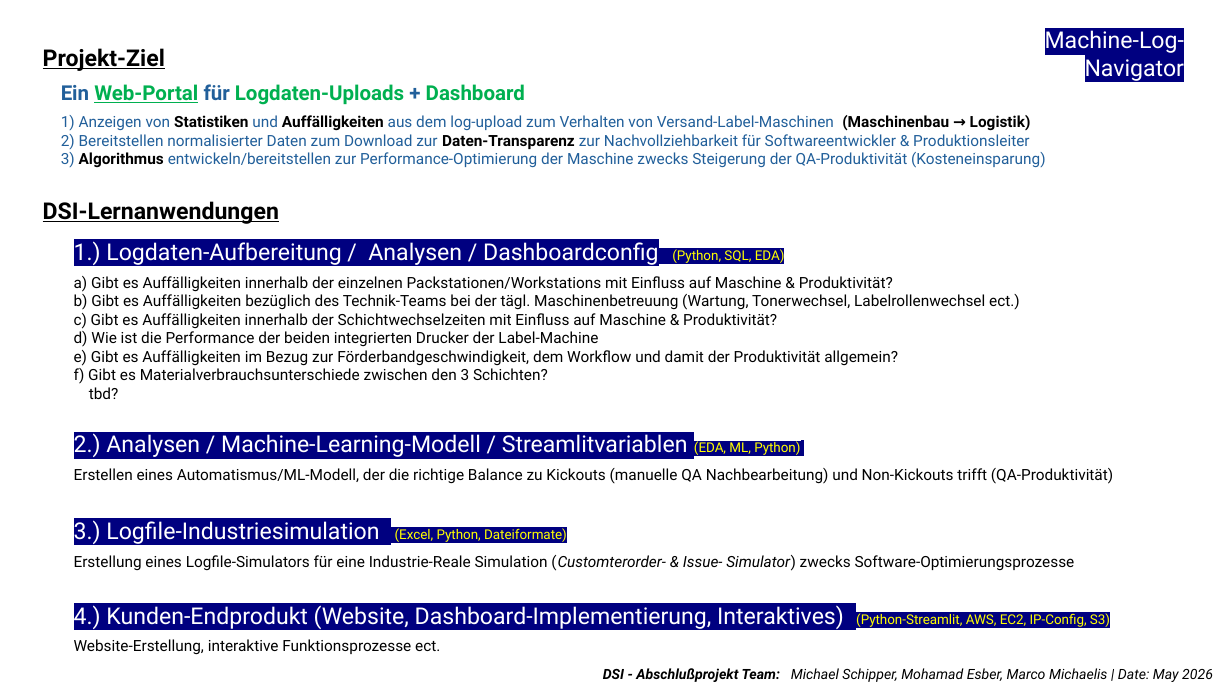
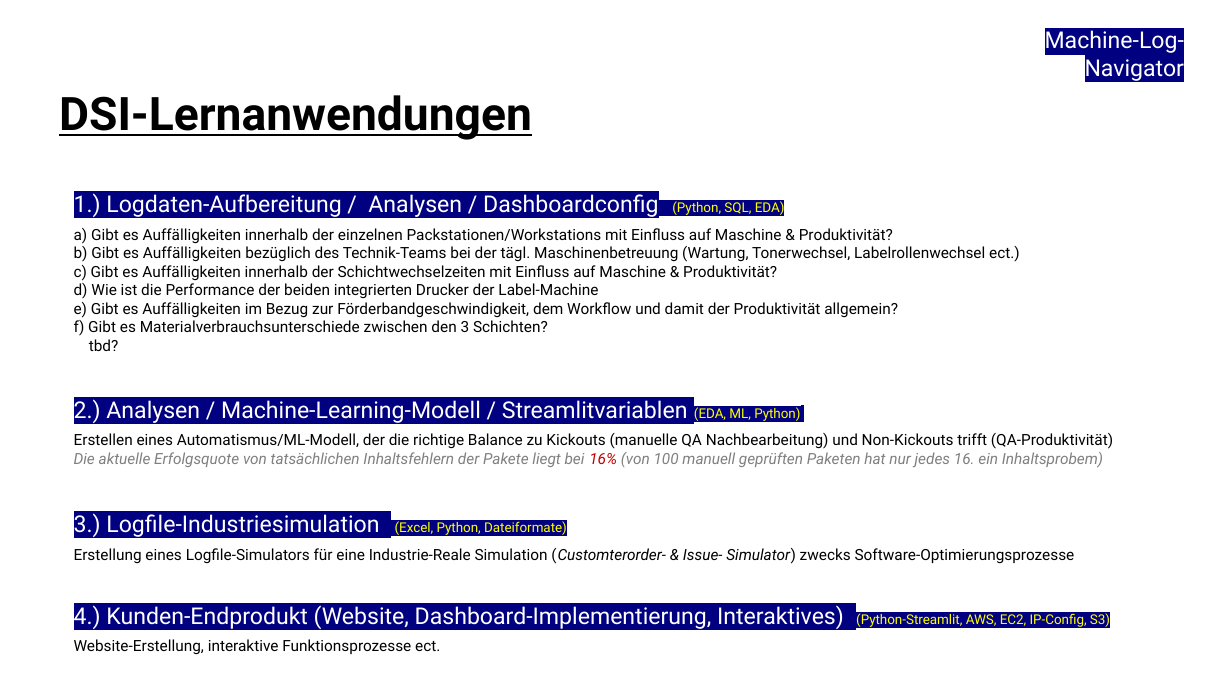
Before and after one commit to MamicGit/Proj_Machine-Log-Navigator, a slide deck: slide 7 of Archiv/PackageProcess_Labelmachine.pptx (slide 6 before the commit). Drawn at 1232x693 pixels with LibreOffice and Linux fonts; fonts in the diff are those of the drawing. Boxes give left, top, right and bottom in pixels: in the first picture for what was removed or moved away, otherwise in the second. Text is boxed around its words. In the diff, an @@ line names an element or a change of style, - is before the commit and + after.

```diff
--- a/Archiv/PackageProcess_Labelmachine.pptx
+++ b/Archiv/PackageProcess_Labelmachine.pptx
@@ title removed at (x1=43, y1=48, x2=165, y2=71) @@
-Projekt-Ziel
@@ text "DSI-Lernanwendungen" moved from (x1=43, y1=201, x2=279, y2=224) to (x1=59, y1=95, x2=532, y2=140) @@
@@ text "DSI-Lernanwendungen" at (x1=59, y1=95, x2=532, y2=140): size 18 to 36 pt @@
@@ text removed at (x1=61, y1=84, x2=1045, y2=168) @@
-Ein Web-Portal für Logdaten-Uploads + Dashboard
-1) Anzeigen von Statistiken und Auffälligkeiten aus dem log-upload zum Verhalten von Versand-Label-Maschinen (Maschinenbau → Logistik)
-2) Bereitstellen normalisierter Daten zum Download zur Daten-Transparenz zur Nachvollziehbarkeit für Softwareentwickler & Produktionsleiter
-3) Algorithmus entwickeln/bereitstellen zur Performance-Optimierung der Maschine zwecks Steigerung der QA-Produktivität (Kosteneinsparung)
@@ text "1.) Logdaten-Aufbereitung / Analysen / ..." moved from (x1=74, y1=241, x2=1020, y2=399) to (x1=74, y1=193, x2=1020, y2=351) @@
@@ text "2.) Analysen / Machine-Learning-Modell / ..." moved from (x1=74, y1=433, x2=1113, y2=484) to (x1=74, y1=399, x2=1113, y2=467) @@
@@ text at (x1=74, y1=452, x2=1103, y2=467): paragraph added @@
+Die aktuelle Erfolgsquote von tatsächlichen Inhaltsfehlern der Pakete liegt bei 16% (von 100 manuell geprüften Paketen hat nur jedes 16. ein Inhaltsprobem)
@@ text "3.) Logfile-Industriesimulation (Excel, Python, Dateiformate ..." moved from (x1=74, y1=520, x2=1075, y2=571) to (x1=74, y1=513, x2=1075, y2=564) @@
@@ text removed at (x1=603, y1=668, x2=1213, y2=682) @@
-DSI - Abschlußprojekt Team: Michael Schipper, Mohamad Esber, Marco Michaelis | Date: May 2026
```
Also in this commit, not shown: 1 slide added, 8 other files.
